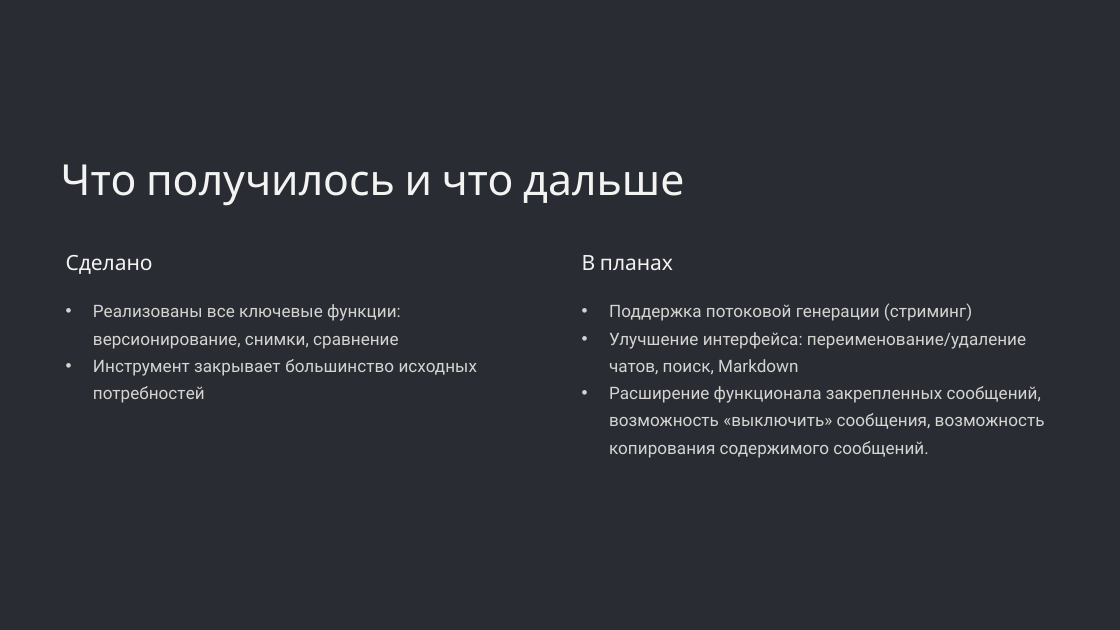
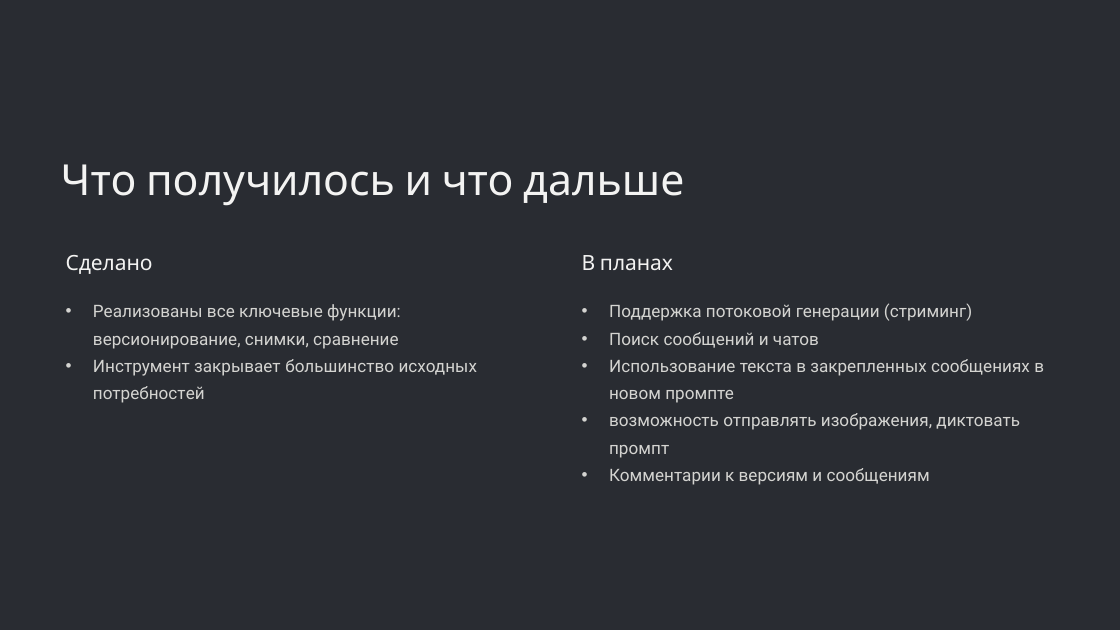
Before and after one commit to Ilyad200/BlazorApp4, a slide deck: slide 9 of Diagramm/Personalnaya-sreda-dlya-uglublyonnoj-raboty-s-nejrosetevymi-modelyami.pptx. Drawn at 1120x630 pixels with LibreOffice and Linux fonts; fonts in the diff are those of the drawing; background and template pictures are left out. Boxes give left, top, right and bottom in pixels: in the first picture for what was removed or moved away, otherwise in the second. Text is boxed around its words. In the diff, an @@ line names an element or a change of style, - is before the commit and + after.

```diff
--- a/Diagramm/Personalnaya-sreda-dlya-uglublyonnoj-raboty-s-nejrosetevymi-modelyami.pptx
+++ b/Diagramm/Personalnaya-sreda-dlya-uglublyonnoj-raboty-s-nejrosetevymi-modelyami.pptx
@@ text at (x1=609, y1=332, x2=1044, y2=485): text changed @@
-• Улучшение интерфейса: переименование/удаление чатов, поиск, Markdown
-• Расширение функционала закрепленных сообщений, возможность «выключить» сообщения, возможность копирования содержимого сообщений.
+• Поиск сообщений и чатов
+• Использование текста в закрепленных сообщениях в новом промпте
+• возможность отправлять изображения, диктовать промпт
+• Комментарии к версиям и сообщениям
```
Also in this commit, not shown: 1 other slide changed, 37 other files.
